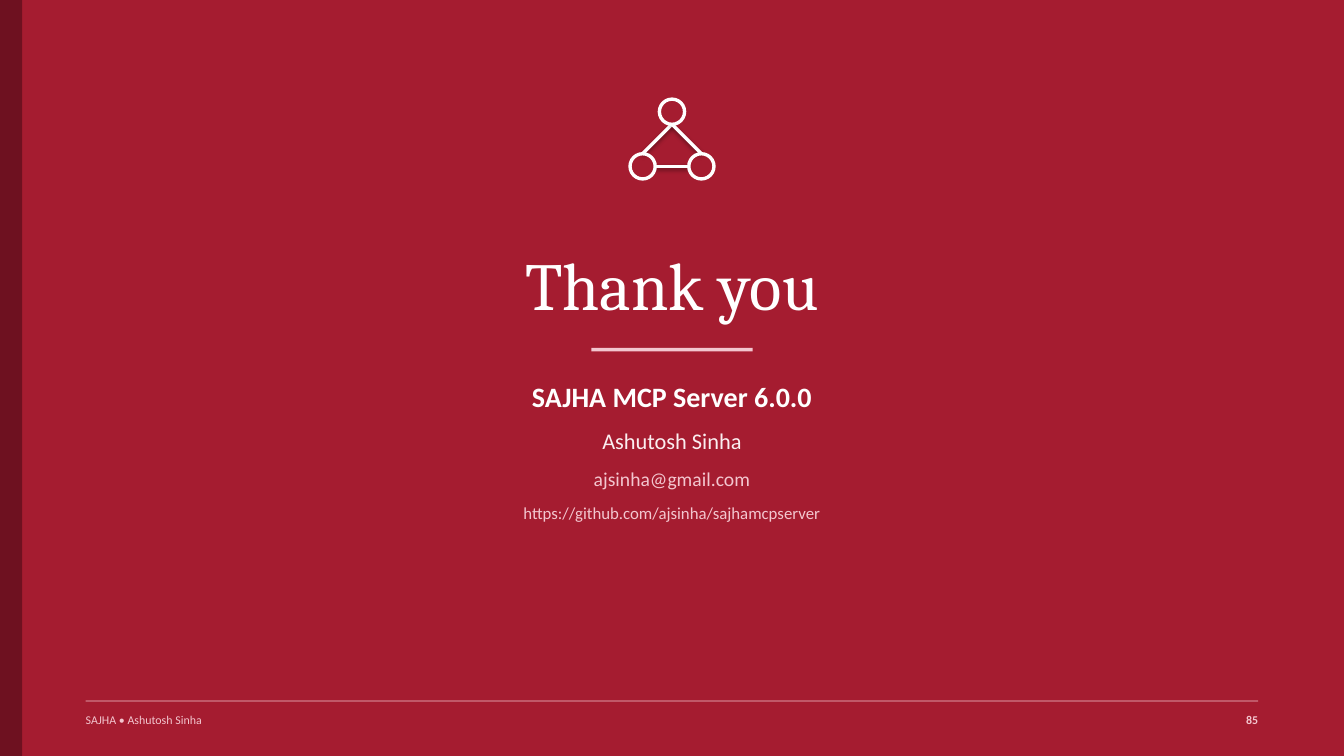
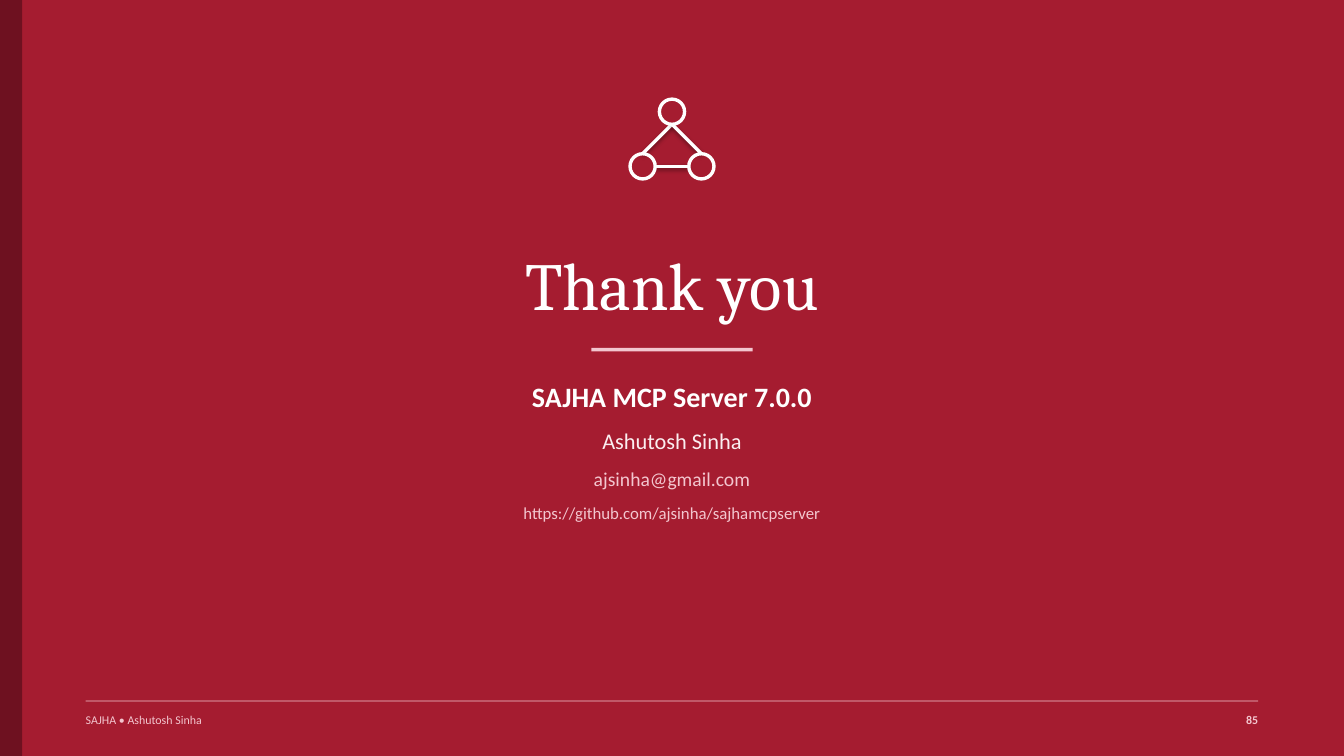
Before and after one commit to ajsinha/sajhamcpserver, a slide deck: slide 85 of docs/publications/SAJHA-MCP-Server.pptx. Drawn at 1344x756 pixels with LibreOffice and Linux fonts; fonts in the diff are those of the drawing. Boxes give left, top, right and bottom in pixels: in the first picture for what was removed or moved away, otherwise in the second. Text is boxed around its words. In the diff, an @@ line names an element or a change of style, - is before the commit and + after.

```diff
--- a/docs/publications/SAJHA-MCP-Server.pptx
+++ b/docs/publications/SAJHA-MCP-Server.pptx
@@ text at (532, 388, 812, 407): text changed @@
-SAJHA MCP Server 6.0.0
+SAJHA MCP Server 7.0.0
```
Also in this commit, not shown: 9 other slides changed, 26 other files.
